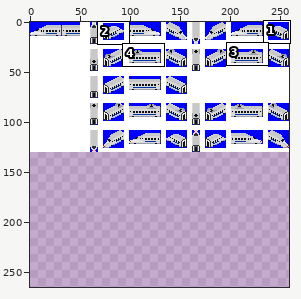
Two versions of one sprite sheet, Graphic/locomotive/N700/N700.png. Above, an overview of the earlier version with the close-up marked.
Close-up. As it was:
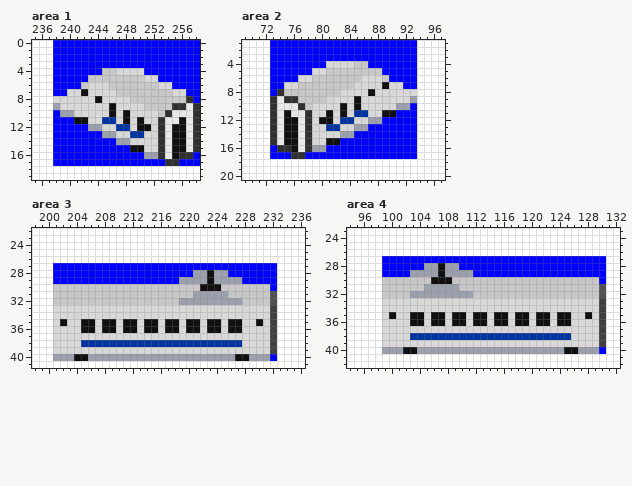
The file is 259x130 pixels. Colours within 5 levels of each other are drawn and written as one. Shown: area 1: x 235..258, y 0..19; area 2: x 69..97, y 1..20; area 3: x 198..236, y 22..41; area 4: x 94..132, y 23..42. The old version is drawn lined up with the new one, on the new canvas. The commit also changed other parts of the picture, which this record leaves out.
New version:
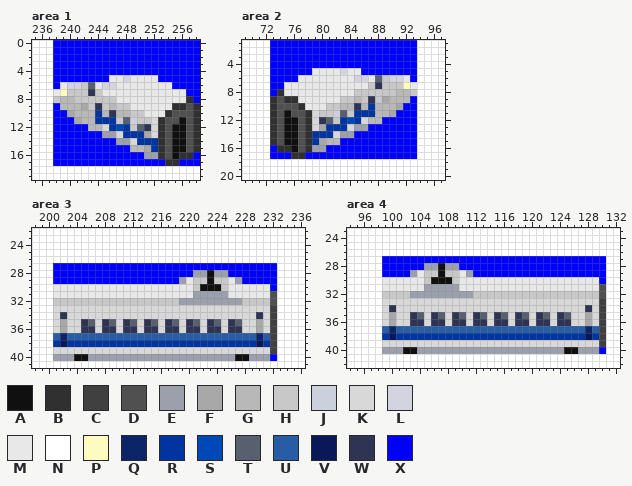
Palette (. is transparent): A #101010  B #303030  C #404040  D #505050  E #9ca0ac  F #a8a8a8  G #b8b8b8  H #c8c8c8  J #ccd0dc  K #d8d8d8  L #d4d4e0  M #e8e8e8  N #ffffff  P #fcfcc0  Q #0c2468  R #0034a0  S #0048b8  T #586070  U #285ca4  V #081858  W #303454  X #0000ff
From old to new:
canvas 259x130 -> 259x265
--- area 1
@@ x 235..258 @@
  3 NNNXXXXXXXXXXXXXXXXXXXXX
- 4 NNNXXXXXXXHHKKKKXXXXXXXX
- 5 NNNXXXXXHHHHHHHHKKXXXXXX
- 6 NNNXXXXHKKKHHHHHHHKKXXXX
- 7 NNNXXKKAKKKKHHHHHHHHKKXX
- 8 NNNKKKKKKAKKKKHHHHHHHHBX
- 9 NNNEKKKKKKKAKKKKHHHHBBMB
-10 NNNXEEKKKKKAKAKKKKHBMMMB
-11 NNNXXXAAKKRRKAKAKKBMMAMB
-12 NNNXXXXXEEKKRRKAAKBMAAMB
-13 NNNXXXXXXXEEKKRRKKBMAAMB
-14 NNNXXXXXXXXXEEKKKKBMAAMB
-15 NNNXXXXXXXXXXXAAKKBMAAMB
-16 NNNXXXXXXXXXXXXXEEBMABBX
+ 4 NNNXXXXXXXXXXXXXXXXXXXXX
+ 5 NNNXXXXXXXXMMLMMMMXXXXXX
+ 6 NNNXMLLHTMLLMMMMMMMMXXXX
+ 7 NNNMPHHHWHMMMMMMMMMMMMXX
+ 8 NNNHGGHHHHHHMMMMMMMMMMBX
+ 9 NNNXGGGFHWHGHHMMMMMMBBDB
+10 NNNXXFGGGRGWGGHHMMMBDDDB
+11 NNNXXXFGGRRRHTJHHKBDDADB
+12 NNNXXXXXGGKRSRHTWKBDAADB
+13 NNNXXXXXXXEEKRRRFKBDAADB
+14 NNNXXXXXXXXXEEKRRRBDAADB
+15 NNNXXXXXXXXXXXGGFRBDAADB
+16 NNNXXXXXXXXXXXXXEEBDABBX
 17 NNNXXXXXXXXXXXXXXXXBBXXX
--- area 2
@@ x 69..97 @@
  3 NNNNXXXXXXXXXXXXXXXXXXXXXNNNN
- 4 NNNNXXXXXXXXKKKKHHXXXXXXXNNNN
- 5 NNNNXXXXXXKKHHHHHHHHXXXXXNNNN
- 6 NNNNXXXXKKHHHHHHHKKKHXXXXNNNN
- 7 NNNNXXKKHHHHHHHHKKKKAKKXXNNNN
- 8 NNNNXBHHHHHHHHKKKKAKKKKKKNNNN
- 9 NNNNBMBBHHHHKKKKAKKKKKKKENNNN
-10 NNNNBMMMBHKKKKAKAKKKKKEEXNNNN
-11 NNNNBMAMMBKKAKAKRRKKAAXXXNNNN
-12 NNNNBMAAMBKAAKRRKKEEXXXXXNNNN
-13 NNNNBMAAMBKKRRKKEEXXXXXXXNNNN
-14 NNNNBMAAMBKKKKEEXXXXXXXXXNNNN
-15 NNNNBMAAMBKKAAXXXXXXXXXXXNNNN
-16 NNNNXBBAMBEEXXXXXXXXXXXXXNNNN
+ 4 NNNNXXXXXXXXXXXXXXXXXXXXXNNNN
+ 5 NNNNXXXXXXMMMMLMMXXXXXXXXNNNN
+ 6 NNNNXXXXMMMMMMMMLLMTHLLMXNNNN
+ 7 NNNNXXMMMMMMMMMMMMHWHHHPMNNNN
+ 8 NNNNXBMMMMMMMMMMHHHHHHGGHNNNN
+ 9 NNNNBDBBMMMMMMHHGHWHFGGGXNNNN
+10 NNNNBDDDBMMMHHGGWGRGGGFXXNNNN
+11 NNNNBDADDBKHHJTHRRRGGFXXXNNNN
+12 NNNNBDAADBKWTHRSRKGGXXXXXNNNN
+13 NNNNBDAADBKFRRRKEEXXXXXXXNNNN
+14 NNNNBDAADBRRRKEEXXXXXXXXXNNNN
+15 NNNNBDAADBRFGGXXXXXXXXXXXNNNN
+16 NNNNXBBADBEEXXXXXXXXXXXXXNNNN
 17 NNNNXXXBBXXXXXXXXXXXXXXXXNNNN
--- area 3
@@ x 198..236 @@
 28 NNNXXXXXXXXXXXXXXXXXXXXEEAEEXXXXXXXNNNN
-29 NNNXXXXXXXXXXXXXXXXXXEEEEAEEEEXXXXXNNNN
-30 NNNHHHHHHHHHHHHHHHHHHHHHAAAHHHHHHHXNNNN
-31 NNNHHHHHHHHHHHHHHHHHHHHEEEEEHHHHHHDNNNN
+29 NNNXXXXXXXXXXXXXXXXXXEMHHAHHMEXXXXXNNNN
+30 NNNMMMMMMMMMMMMMMMMMMMMHAAAHMMMMMMXNNNN
+31 NNNMMMMMMMMMMMMMMMMMMMMEEEEEMMMMMMDNNNN
 32 NNNHHHHHHHHHHHHHHHHHHEEEEEEEEEHHHHDNNNN
 33 NNNKKKKKKKKKKKKKKKKKKKKKKKKKKKKKKKCNNNN
-34 NNNKKKKKKKKKKKKKKKKKKKKKKKKKKKKKKKCNNNN
-35 NNNKAKKAAKAAKAAKAAKAAKAAKAAKAAKKAKCNNNN
-36 NNNKKKKAAKAAKAAKAAKAAKAAKAAKAAKKKKCNNNN
-37 NNNKKKKKKKKKKKKKKKKKKKKKKKKKKKKKKKCNNNN
-38 NNNKKKKRRRRRRRRRRRRRRRRRRRRRRRKKKKCNNNN
+34 NNNKWKKKKKKKKKKKKKKKKKKKKKKKKKKKWKCNNNN
+35 NNNKFKKWTKWTKWTKWTKWTKWTKWTKWTKKFKCNNNN
+36 NNNKFKKWWKWWKWWKWWKWWKWWKWWKWWKKFKCNNNN
+37 NNNUQUUUUUUUUUUUUUUUUUUUUUUUUUUUQUCNNNN
+38 NNNRVRRRRRRRRRRRRRRRRRRRRRRRRRRRVRCNNNN
 39 NNNKKKKKKKKKKKKKKKKKKKKKKKKKKKKKKKCNNNN
--- area 4
@@ x 94..132 @@
 28 NNNNNXXXXXXEEAEEXXXXXXXXXXXXXXXXXXXXXNN
-29 NNNNNXXXXEEEEAEEEEXXXXXXXXXXXXXXXXXXXNN
-30 NNNNNHHHHHHHAAAHHHHHHHHHHHHHHHHHHHHHXNN
-31 NNNNNHHHHHHEEEEEHHHHHHHHHHHHHHHHHHHHDNN
+29 NNNNNXXXXEMHHAHHMEXXXXXXXXXXXXXXXXXXXNN
+30 NNNNNMMMMMMHAAAHMMMMMMMMMMMMMMMMMMMMXNN
+31 NNNNNMMMMMMEEEEEMMMMMMMMMMMMMMMMMMMMDNN
 32 NNNNNHHHHEEEEEEEEEHHHHHHHHHHHHHHHHHHDNN
 33 NNNNNKKKKKKKKKKKKKKKKKKKKKKKKKKKKKKKCNN
-34 NNNNNKKKKKKKKKKKKKKKKKKKKKKKKKKKKKKKCNN
-35 NNNNNKAKKAAKAAKAAKAAKAAKAAKAAKAAKKAKCNN
-36 NNNNNKKKKAAKAAKAAKAAKAAKAAKAAKAAKKKKCNN
-37 NNNNNKKKKKKKKKKKKKKKKKKKKKKKKKKKKKKKCNN
-38 NNNNNKKKKRRRRRRRRRRRRRRRRRRRRRRRKKKKCNN
+34 NNNNNKWKKKKKKKKKKKKKKKKKKKKKKKKKKKWKCNN
+35 NNNNNKFKKWTKWTKWTKWTKWTKWTKWTKWTKKFKCNN
+36 NNNNNKFKKWWKWWKWWKWWKWWKWWKWWKWWKKFKCNN
+37 NNNNNUQUUUUUUUUUUUUUUUUUUUUUUUUUUUQUCNN
+38 NNNNNRVRRRRRRRRRRRRRRRRRRRRRRRRRRRVRCNN
 39 NNNNNKKKKKKKKKKKKKKKKKKKKKKKKKKKKKKKCNN
Pixel boxes of the changes (left, top, right, bottom) in both close-ups:
changed: (53, 68, 193, 159)
changed: (277, 61, 417, 152)
changed: (53, 277, 270, 347)
changed: (382, 270, 599, 340)
